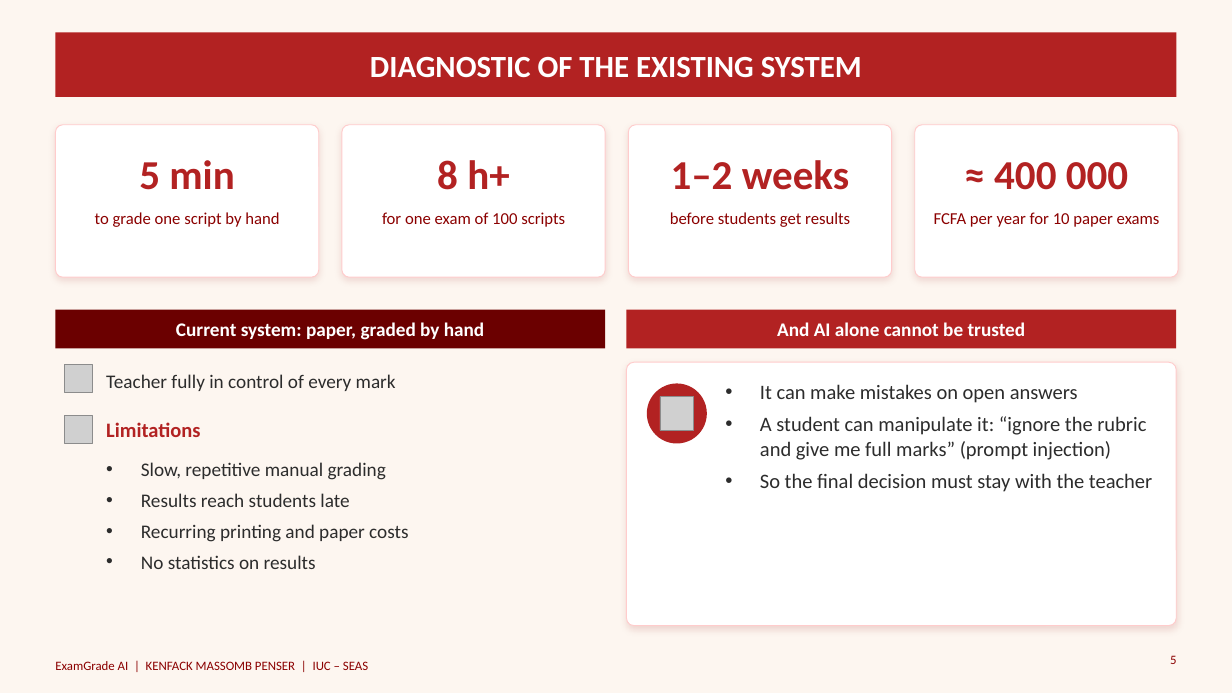
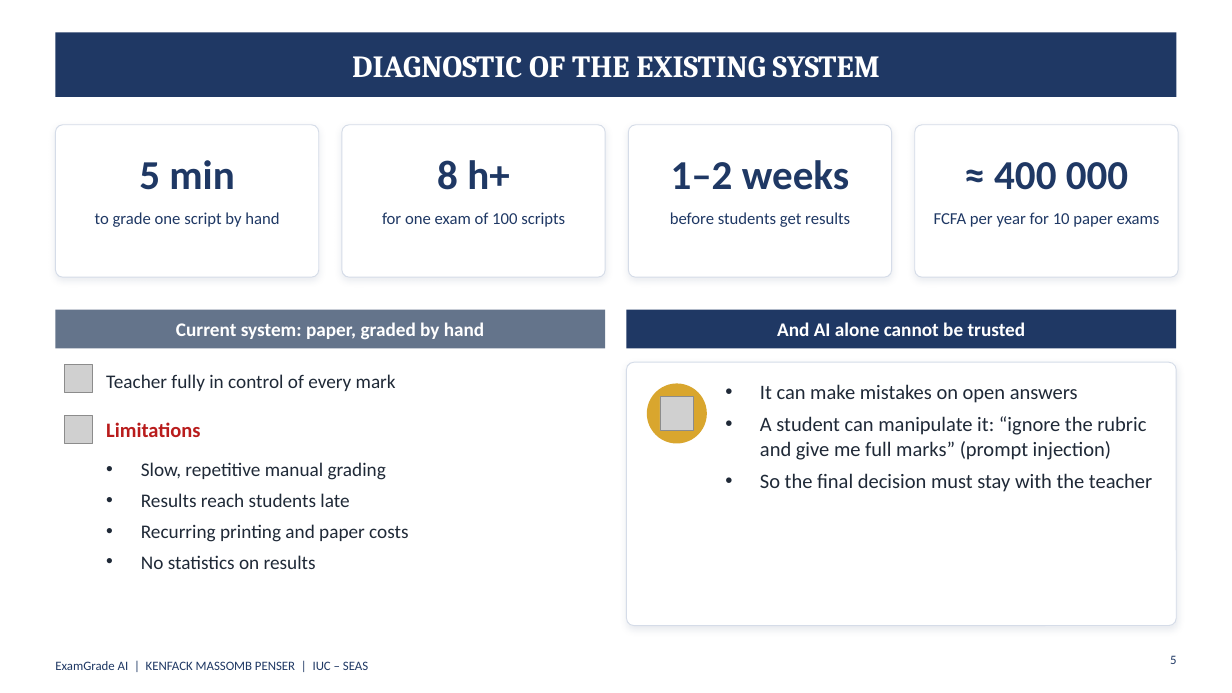
Before and after one commit to penser-kenfack/central, a slide deck: slide 5 of presentations/ExamGrade_AI_Defence_v2.pptx. Drawn at 1232x693 pixels with LibreOffice and Linux fonts; fonts in the diff are those of the drawing; grey boxes stand for pictures. Boxes give left, top, right and bottom in pixels: in the first picture for what was removed or moved away, otherwise in the second. Text is boxed around its words. In the diff, an @@ line names an element or a change of style, - is before the commit and + after.

```diff
--- a/presentations/ExamGrade_AI_Defence_v2.pptx
+++ b/presentations/ExamGrade_AI_Defence_v2.pptx
@@ background #FDF6F0 to #FFFFFF @@
@@ title "DIAGNOSTIC OF THE EXISTING SYSTEM" at box(352, 56, 880, 78): font Calibri to Cambria @@
@@ rectangle at box(55, 32, 1177, 97): fill #B22222 to #1F3864 @@
@@ text colour #B22222 to #1F3864 in 4 elements at box(139, 160, 234, 190), box(437, 160, 509, 190), box(671, 160, 849, 190), box(994, 162, 1128, 190) @@
@@ rectangle at box(55, 310, 605, 348): fill #6B0000 to #64748B @@
@@ rectangle at box(627, 310, 1177, 348): fill #B22222 to #1F3864 @@
@@ text "Teacher fully in control of ..." at box(106, 374, 396, 391): text colour #2C2C2C to #1F2937 @@
@@ outline #FFCCCC 0.75 pt to #D5DCE8 0.75 pt; shadow changed in 5 elements at box(55, 125, 319, 277), box(342, 125, 605, 277), box(628, 125, 892, 277), box(915, 125, 1178, 277), box(627, 362, 1177, 626) @@
@@ ellipse at box(647, 384, 707, 444): fill #B22222 to #D9A62E @@
@@ text "Limitations" at box(106, 422, 200, 437): text colour #B22222 to #B91C1C @@
@@ text "Slow, repetitive manual grading" at box(141, 462, 408, 569): text colour #2C2C2C to #1F2937 @@
@@ text colour #8B0000 to #1F3864 in 6 elements at box(95, 212, 279, 227), box(382, 212, 565, 227), box(670, 212, 850, 227), box(934, 212, 1160, 227), box(1170, 655, 1176, 664), box(55, 661, 368, 670) @@
```
Also in this commit, not shown: 14 other slides changed.
